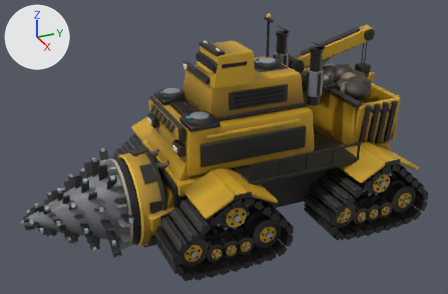
The glTF model assets/vehicles/ex_crawler_9.glb: old version first, new version second.
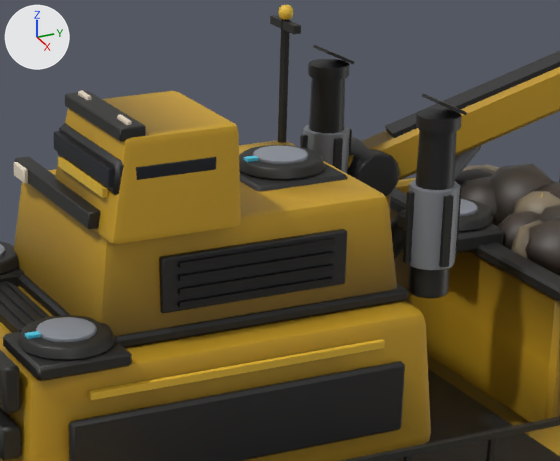
The first picture shows the older version from a 50 mm lens placed at (26.2, -14.1, 16.7), pointed at (0.4, -2.5, 3.8). The close-ups show the older and then the newer version on the part from 40% to 79% of the width and 4% to 53% of the height of that picture. Only the edits that show in the close-ups are written down. The axes (+X, +Y, +Z) are drawn at upper left. The lights are the same throughout. Where no turn or scale is listed for an object, it has been applied to the vertices. Vertices at exactly the same position are counted once.
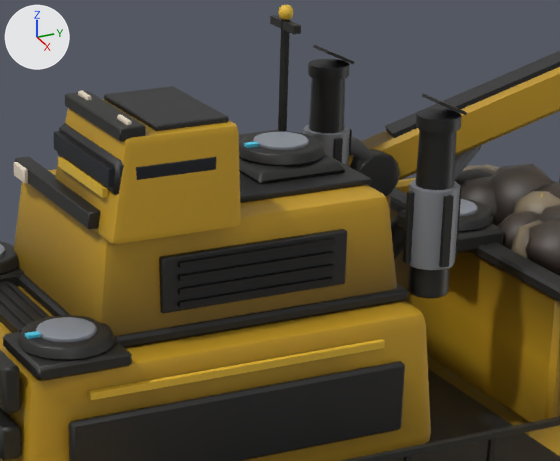
Boxes (x1, y1, x2, y2) around the edits, measured in the close-ups (560 x 461 px; the box of a moved part takes in the faces that stretch with it):
part 1 of me_mesh_0, moved or reshaped
    before: (239, 145, 325, 180)
    after: (239, 131, 325, 166)
part 2 of me_mesh_0, moved or reshaped
    before: (244, 156, 259, 162)
    after: (244, 141, 259, 148)
part 3 of me_mesh_0, moved or reshaped
    before: (253, 145, 309, 164)
    after: (253, 132, 309, 150)
part 4 of me_mesh_0, added
    after: (239, 130, 371, 203)
part 5 of me_mesh_0, added
    after: (104, 86, 229, 131)
part 6 of me_mesh_0, added
    after: (239, 154, 345, 184)
part 7 of me_mesh_0, deleted
    before: (239, 163, 348, 192)
part 8 of me_mesh_0, recoloured
    before: (51, 91, 447, 365)
    after: (51, 99, 447, 365)

The change, as a list of edits to the scene's bpy script:
```text
Change me_mesh_0:
    used by ob_mesh_0; location = (-5.47, 6.91, -2.71)
    remove me_mesh_0.from_pydata(...)  # 9661 vertices, 17564 faces; spans x 0.0..10.94, y -14.37..0.0, z 1.85..12.49
    add me_mesh_0.from_pydata(...)  # 9755 vertices, 17744 faces; spans x 0.0..10.94, y -14.37..0.0, z 1.85..12.49
    me_mesh_0 part 1: the loose piece of 80 vertices spanning x 4.78..6.17, y -7.56..-6.17, z 10.31..10.49 is moved by (0.0, 0.0, 0.22)
    me_mesh_0 part 2: the loose piece of 8 vertices spanning x 5.41..5.53, y -7.48..-7.13, z 10.49..10.54 is moved by (0.0, 0.0, 0.22)
    me_mesh_0 part 3: the loose piece of 64 vertices spanning x 5.04..5.91, y -7.3..-6.43, z 10.32..10.54 is moved by (0.0, 0.0, 0.22)
    me_mesh_0 part 4: a new loose piece of 62 vertices spanning x 3.65..6.65, y -9.69..-5.91, z 10.25..10.35, in mat_trim
    me_mesh_0 part 5: a new loose piece of 32 vertices spanning x 5.34..7.22, y -9.79..-8.65, z 11.67..11.77, in mat_trim
    me_mesh_0 part 6: a new loose piece of 24 vertices spanning x 4.71..6.24, y -7.63..-6.1, z 10.35..10.54, in mat_dark
    me_mesh_0 part 7: the loose piece of 24 vertices spanning x 4.67..6.27, y -7.67..-6.07, z 10.12..10.31 is deleted
    me_mesh_0 part 8: 975 kept faces spanning x 0.06..10.89, y -14.28..-0.05, z 2.15..11.69 get new vertex colours; the middle colour goes from yellow #ae881c to yellow #a9841c
```
